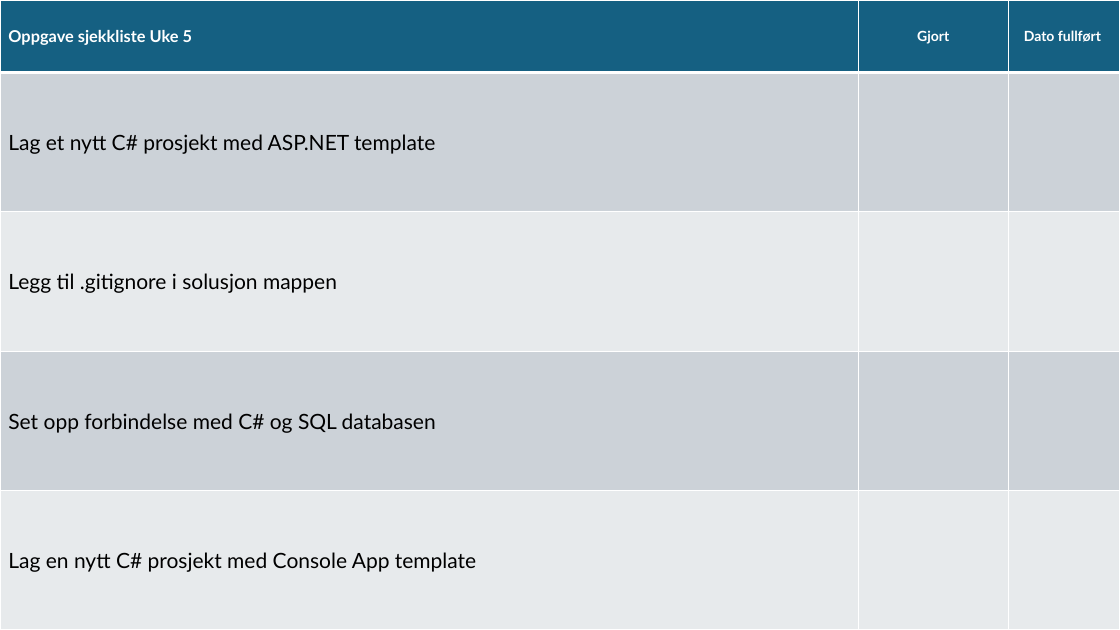
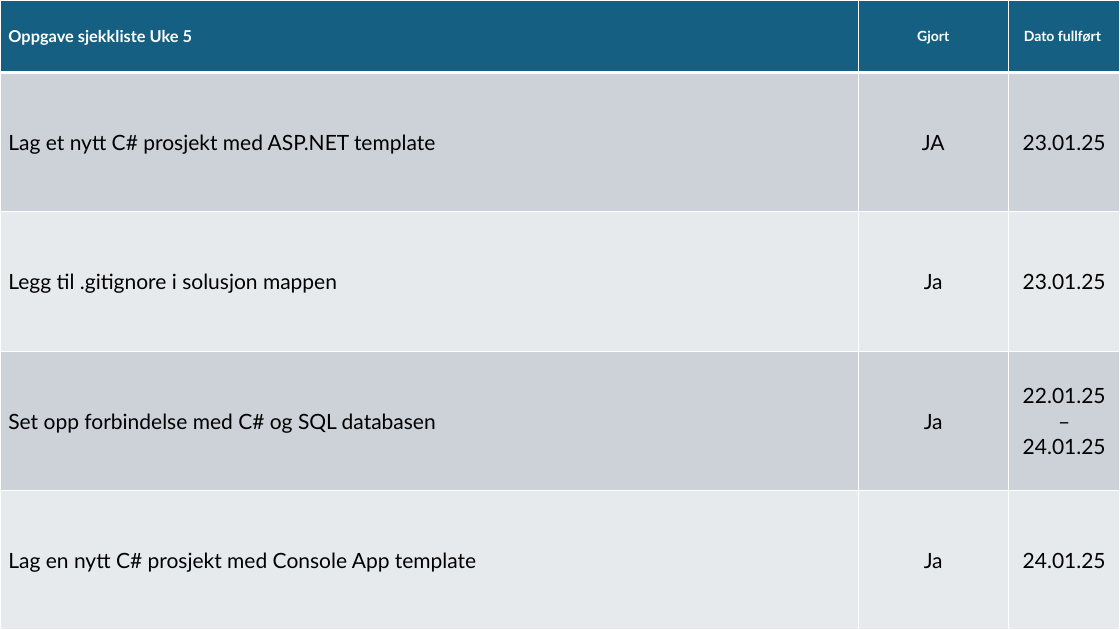
Before and after one commit to MrKleivan/SkoleOppgaverGetAcademy, a slide deck: slide 4 of Emne4/Plan.pptx. Drawn at 1120x630 pixels with LibreOffice and Linux fonts; fonts in the diff are those of the drawing. Boxes give left, top, right and bottom in pixels: in the first picture for what was removed or moved away, otherwise in the second. Text is boxed around its words. In the diff, an @@ line names an element or a change of style, - is before the commit and + after.

```diff
--- a/Emne4/Plan.pptx
+++ b/Emne4/Plan.pptx
@@ table at (0, 0, 1120, 630) @@
-row 2, column 2: 
+row 2, column 2: JA
-row 2, column 3: 
+row 2, column 3: 23.01.25
-row 3, column 2: 
+row 3, column 2: Ja
-row 3, column 3: 
+row 3, column 3: 23.01.25
-row 4, column 2: 
+row 4, column 2: Ja
-row 4, column 3: 
+row 4, column 3: 22.01.25 – 24.01.25
-row 5, column 2: 
+row 5, column 2: Ja
-row 5, column 3: 
+row 5, column 3: 24.01.25
```
Also in this commit, not shown: 2 other slides changed, 49 other files.
